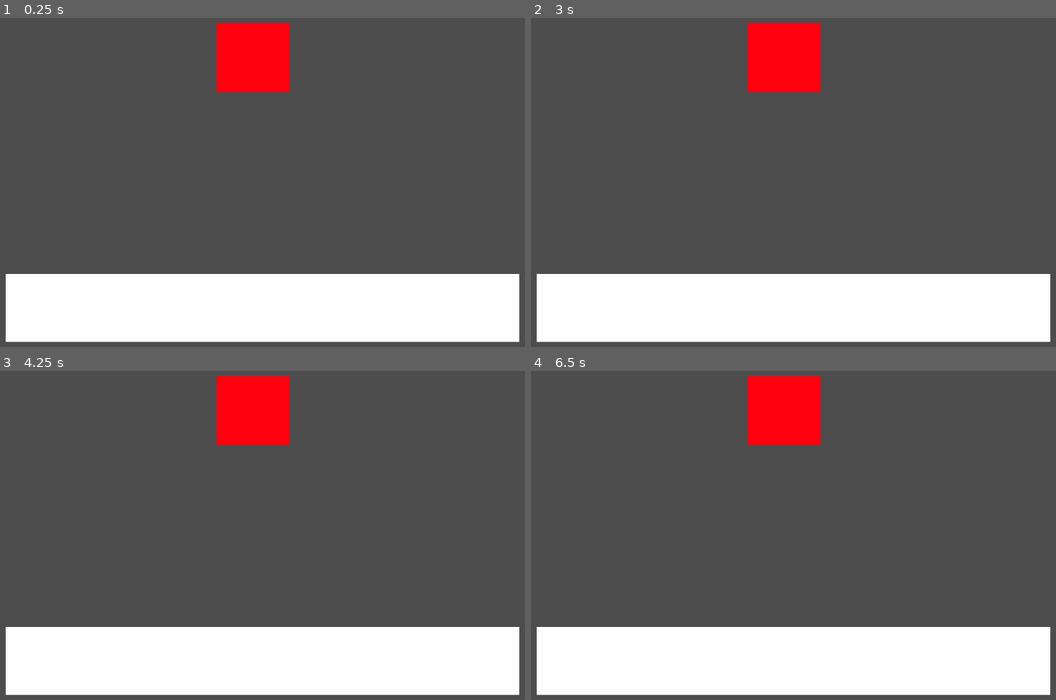
Above: before the commit, frames 1-4 (two rows, left to right).
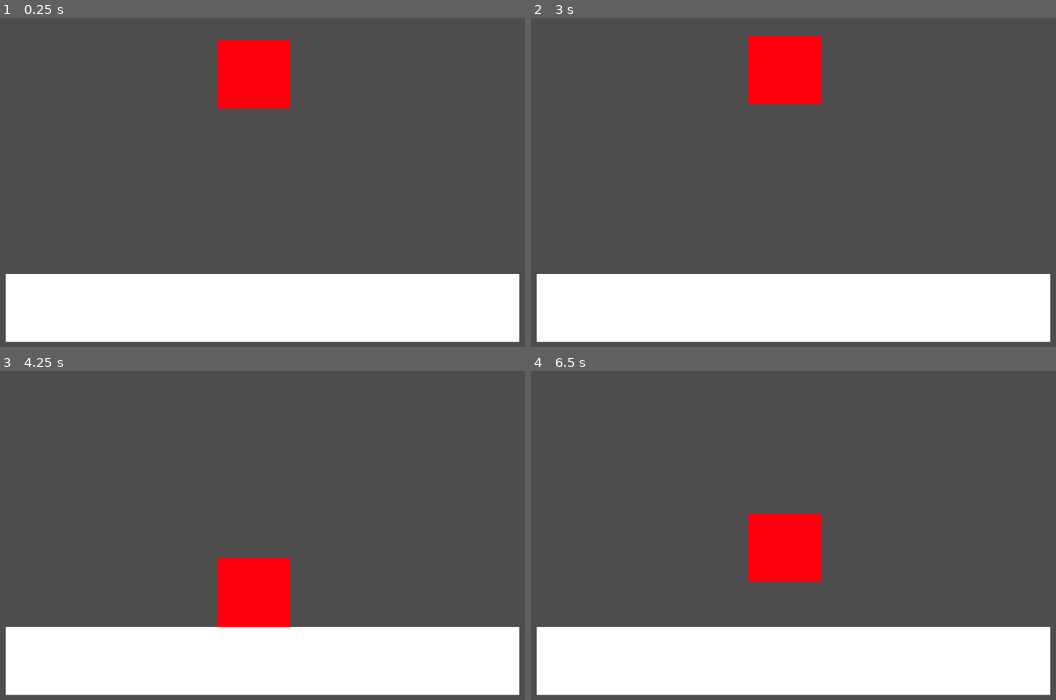
Above: after the commit, the same moments.

Repository: Tassnaz/FallingBlock
Game: Godot game, scene res://Scenes/main.tscn
Same seed, same stepped clock (60 frames per second), same inputs: the game is played once before the commit and once after it.
Inputs (mouse positions are in pixels of both pictures, inside the frame that each line leads up to):
- Up to frame 1 (0.25 s): no input
- Up to frame 2 (3 s): move the mouse to (783, 57) at 0.52 s; click (783, 57) at 0.6 s; move the mouse to (662, 182) at 1.27 s; click (662, 182) at 1.35 s; tap Enter at 2 s; move the mouse to (856, 83) at 2.02 s; click (856, 83) at 2.1 s; tap R (Reset) at 2.75 s; move the mouse to (762, 238) at 2.77 s; click (762, 238) at 2.85 s
- Up to frame 3 (4.25 s): move the mouse to (462, 571) at 3.52 s; click (462, 571) at 3.6 s
- Up to frame 4 (6.5 s): tap R (Reset) at 4.25, 5.75 s; move the mouse to (594, 463) at 4.27 s; click (594, 463) at 4.35 s; move the mouse to (825, 515) at 5.02 s; click (825, 515) at 5.1 s; move the mouse to (693, 423) at 5.77 s; click (693, 423) at 5.85 s

The runs differ from the first frame. In frame 1, 1.4% of the frame differs, in the area x 41-56%, y 1-28%; in frame 2, 1.1%; in frame 3, 5.9%, in the area x 41-56%, y 1-78%; in frame 4, 5.9%.

Commit message:
2025-09-03 14:34
Började på flera fallande block

Diff:
--- a/Scenes/main.tscn
+++ b/Scenes/main.tscn
@@ -1,11 +1,13 @@
-[gd_scene load_steps=3 format=3 uid="uid://0cdnry12lqwy"]
+[gd_scene load_steps=4 format=3 uid="uid://0cdnry12lqwy"]
 
+[ext_resource type="Script" path="res://Scripts/main.gd" id="1_3an2g"]
 [ext_resource type="PackedScene" uid="uid://bs8c3m83otyvd" path="res://Scenes/block.tscn" id="1_o8dm0"]
 
 [sub_resource type="RectangleShape2D" id="RectangleShape2D_52lr8"]
 size = Vector2(902.5, 119)
 
 [node name="Main" type="Node2D"]
+script = ExtResource("1_3an2g")
 
 [node name="Block" parent="." instance=ExtResource("1_o8dm0")]
 position = Vector2(6, -155)
--- a/Scripts/block.gd
+++ b/Scripts/block.gd
@@ -3,11 +3,11 @@
 var can_click = false
 
 func _ready():
-	freeze = true
+	freeze = false
 
 func _physics_process(delta):
 	if Input.is_action_just_pressed("LeftClick") && can_click == true:
-		freeze = false
+		queue_free()
 
 	if Input.is_action_just_pressed("Reset"):
 		get_tree().reload_current_scene()
--- /dev/null
+++ b/Scripts/main.gd
@@ -0,0 +1,5 @@
+extends Node2D
+
+@onready var block_load = load("res://Scenes/block.tscn")
+
+@onready var RandNr = RandomNumberGenerator.new()
